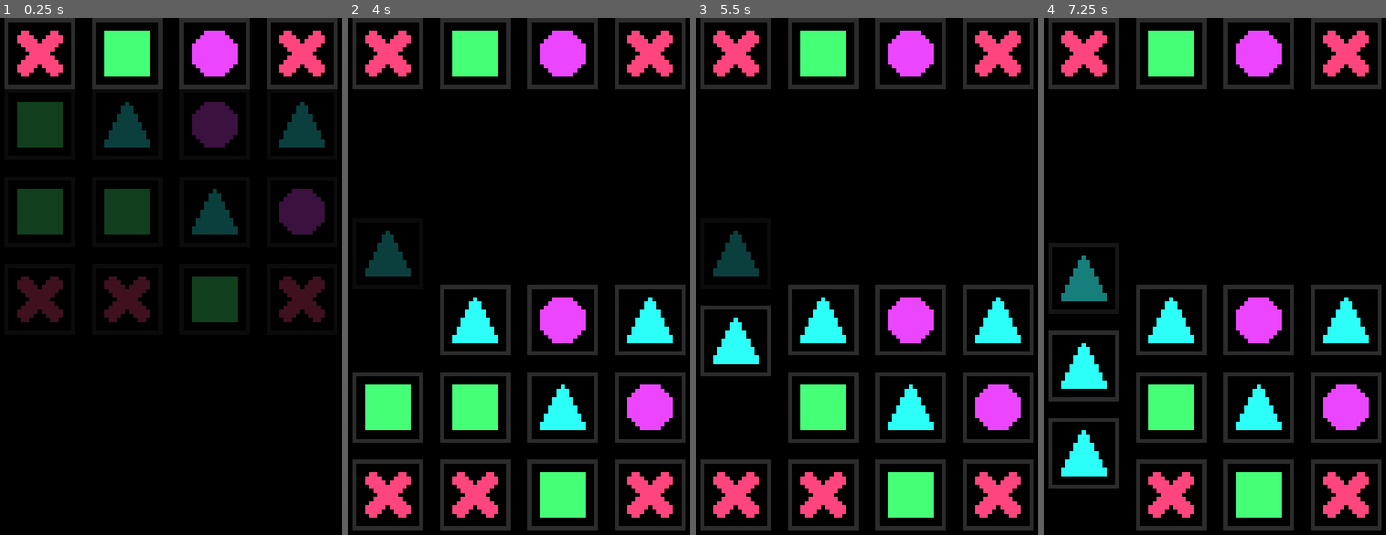
Above: before the commit, frames 1-4 (left to right).
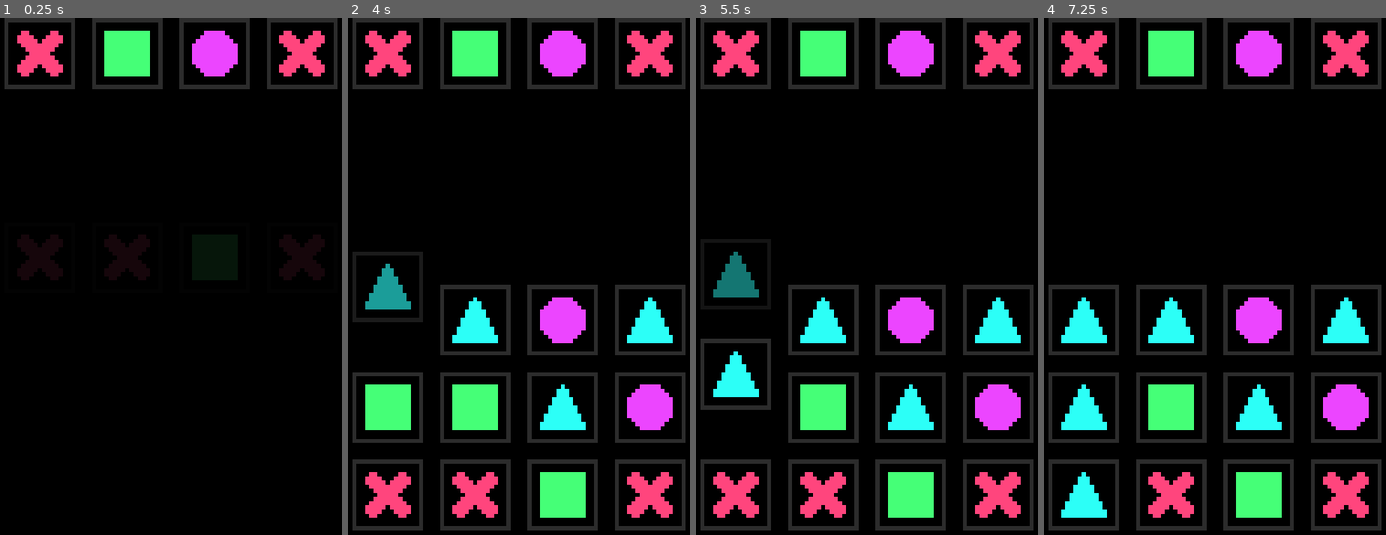
Above: after the commit, the same moments.

Repository: fedetibaldo/connection-redux
Game: Godot game, scene res://src/Game.tscn
The game is run twice, just before and just after one commit, with the same random seed, the same clock (stepped at 60 frames per second) and the same inputs.
Inputs (mouse positions are in pixels of both pictures, inside the frame that each line leads up to):
- Up to frame 1 (0.25 s): no input
- Up to frame 2 (4 s): move the mouse to (389, 54) at 0.52 s; click (389, 54) at 0.67 s; tap Enter at 1.25, 2.75 s; move the mouse to (474, 54) at 1.27 s; click (474, 54) at 1.42 s; tap Space at 2, 3.5 s; move the mouse to (563, 54) at 2.02 s; click (563, 54) at 2.17 s; move the mouse to (648, 54) at 2.77 s; click (648, 54) at 2.92 s; move the mouse to (389, 317) at 3.52 s; click (389, 317) at 3.67 s
- Up to frame 3 (5.5 s): move the mouse to (737, 276) at 4.27 s; click (737, 276) at 4.42 s; tap Enter at 5 s; move the mouse to (737, 405) at 5.02 s; click (737, 405) at 5.17 s
- Up to frame 4 (7.25 s): move the mouse to (1085, 276) at 5.77 s; click (1085, 276) at 5.92 s; tap Space at 6.5 s; move the mouse to (1085, 493) at 6.52 s; click (1085, 493) at 6.67 s

The runs differ from the first frame. In frame 1, 11% of the frame differs, in the area x 5-95%, y 16-59%; in frame 2, 1.7%; in frame 3, 3.0%; in frame 4, 5.5%.

Commit message:
Dynamic fall delay and duration

Diff:
--- a/godot/src/board/Column.gd
+++ b/godot/src/board/Column.gd
@@ -37,6 +37,7 @@
 	tile_node.initialize(tile)
 	tile_node.connect("tile_selected", self, "_on_tile_selected")
 	new_tiles += 1
+	tile_node.modulate = Color.transparent
 	tile_node.rect_position = -(tile_node.rect_size * new_tiles * Vector2.DOWN + 4 * new_tiles * Vector2.DOWN)
 
 func _notification(what):
@@ -79,19 +80,33 @@
 			# NOTE: assumes the vertical size flag is set to "Shrink End"
 			var prev_pos = (child.rect_position - layout_shift) * Vector2.DOWN
 
+			# Duration is relative to the distance from the final position
+			var duration = 0.2 + 0.1 * ((offset - prev_pos) / child.rect_size).y
+
+			# The initial delay is based upon how many tiles there are below the current one
+			# The greater the number of tiles, the greater the delay. Creates a wave effect
+			var real_idx = idx - new_tiles
+			var position_in_line = 0
+			while (
+				real_idx + position_in_line + 1 < removed_tiles.size() + new_tiles and
+				not _normalize_index(real_idx + position_in_line + 1) in removed_tiles
+			):
+				position_in_line += 1
+			var delay = (1 + position_in_line) * 0.05
+
 			# Animate from previous position to new offset
-			(tween as Tween).interpolate_property(
+			tween.interpolate_property(
 				child, 'rect_position',
-				prev_pos, offset, 1,
-				Tween.TRANS_LINEAR, Tween.EASE_OUT, 0
+				prev_pos, offset, duration,
+				Tween.TRANS_LINEAR, Tween.EASE_OUT, delay
 			)
 
 			# Fade in if new
 			if idx < new_tiles:
-				(tween as Tween).interpolate_property(
+				tween.interpolate_property(
 					child, 'modulate',
-					Color.transparent, Color.white, 1,
-					Tween.TRANS_LINEAR, Tween.EASE_OUT, 0
+					Color.transparent, Color.white, duration,
+					Tween.TRANS_LINEAR, Tween.EASE_OUT, delay
 				)
 			idx += 1
 
